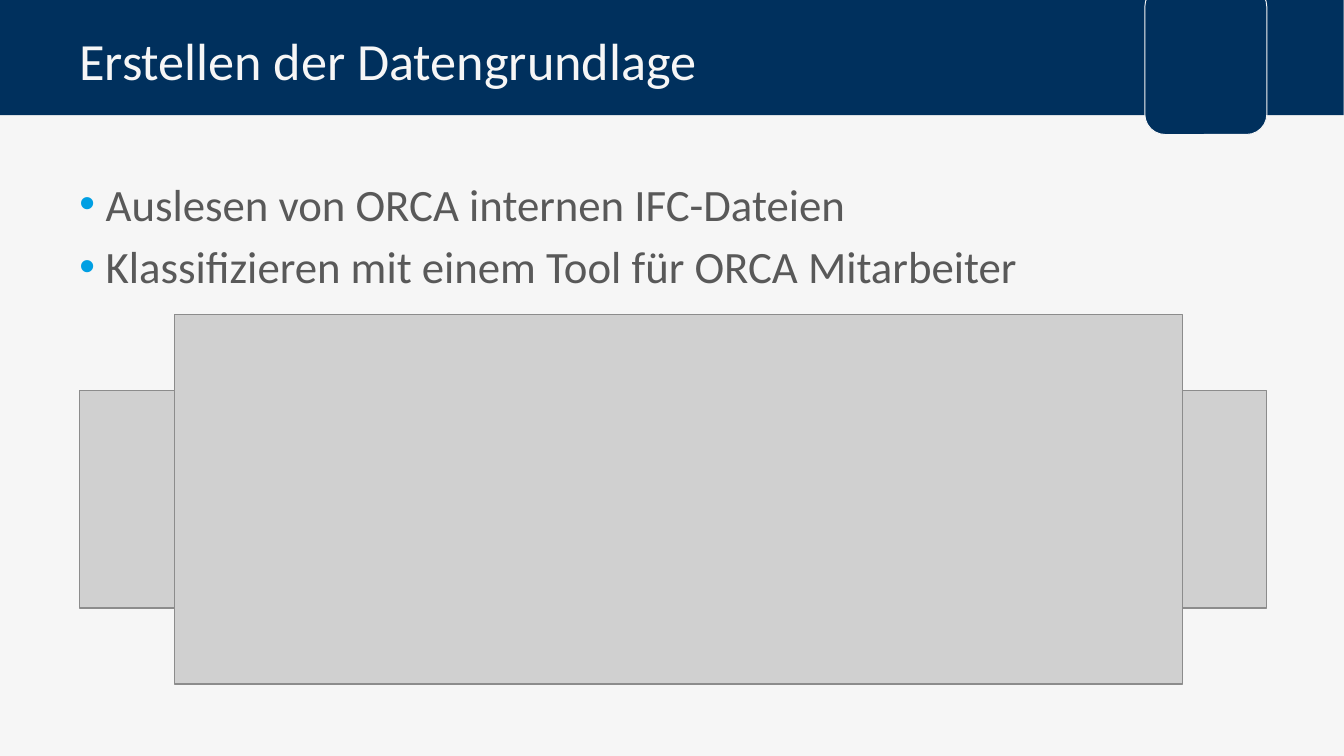
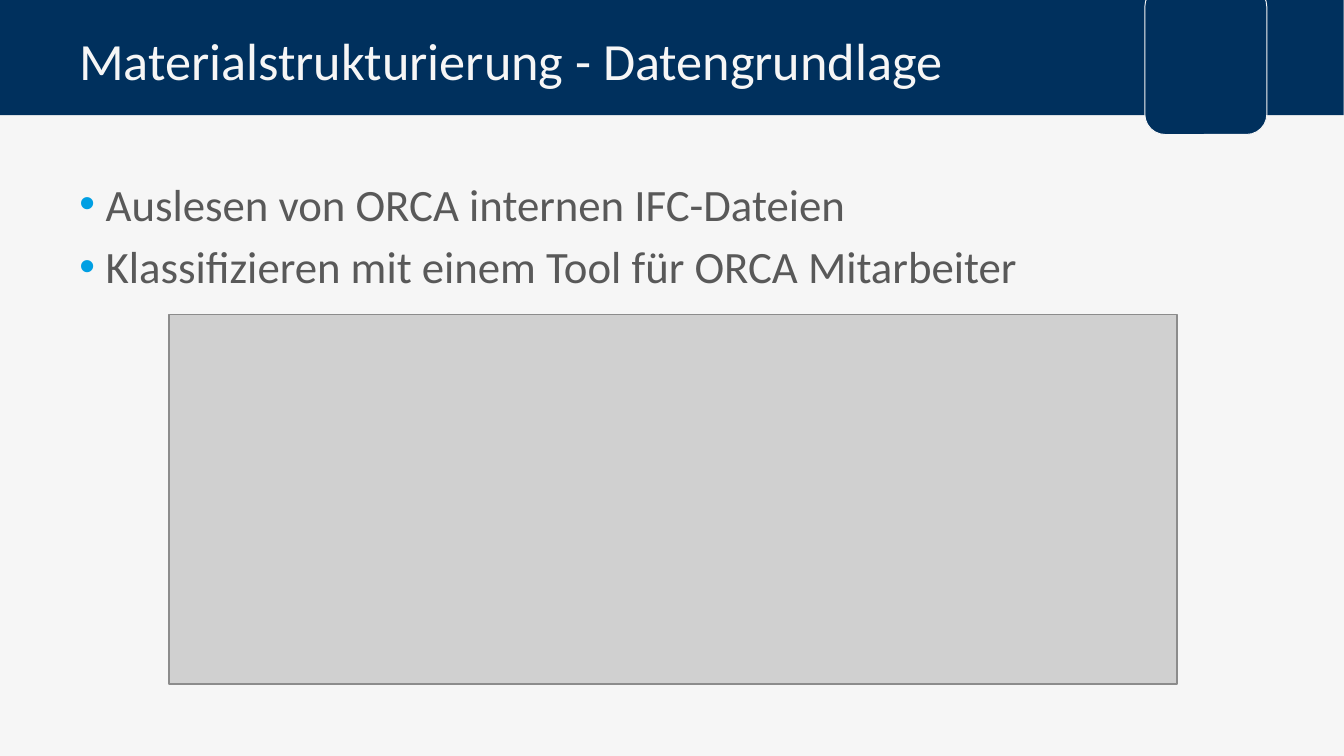
Before and after one commit to FlowBYRN/BaMaterialStandartisation, a slide deck: slide 23 of documents/Verteidigung.pptx (slide 18 before the commit). Drawn at 1344x756 pixels with LibreOffice and Linux fonts; fonts in the diff are those of the drawing; grey boxes stand for pictures; background and template pictures are left out. Boxes give left, top, right and bottom in pixels: in the first picture for what was removed or moved away, otherwise in the second. Text is boxed around its words. In the diff, an @@ line names an element or a change of style, - is before the commit and + after.

```diff
--- a/documents/Verteidigung.pptx
+++ b/documents/Verteidigung.pptx
@@ title at bbox=[79, 43, 942, 89]: text changed @@
-Erstellen der Datengrundlage
+Materialstrukturierung - Datengrundlage
@@ picture: place and size @@
-picture at bbox=[175, 314, 1183, 684]
+picture at bbox=[169, 314, 1177, 684]
@@ picture removed at bbox=[79, 391, 1267, 609] @@
```
Also in this commit, not shown: 13 other slides changed, 22 slides added, 14 slides removed, 1 other file.
